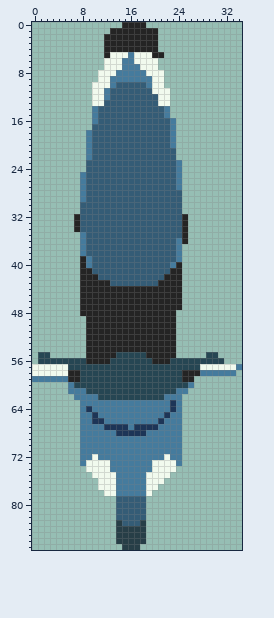
A sprite sheet gets an edit: images/motorbike-motorbike2parked-001.png. Above: the version before the commit.
The file is 35x88 pixels.
The same view after the edit:
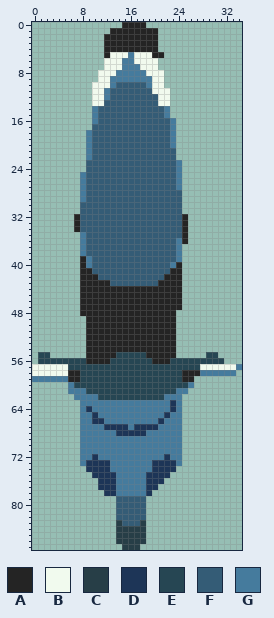
Palette (. is transparent): A #242424  B #f1faee  C #273e47  D #1d3557  E #264653  F #345c76  G #457b9d
What changed:
y 72: x 10 B -> D; x 22 B -> D
y 73..74: x 9..12 BBBB -> DDDD; x 20..23 BBBB -> DDDD
y 75: x 10..13 BBBB -> DDDD; x 19..22 BBBB -> DDDD
y 76: x 11..13 BBB -> DDD; x 19..21 BBB -> DDD
y 77: x 11..13 BBB -> DDD; x 19..20 BB -> DD
y 78: x 12..13 BB -> DD; x 19 B -> D
